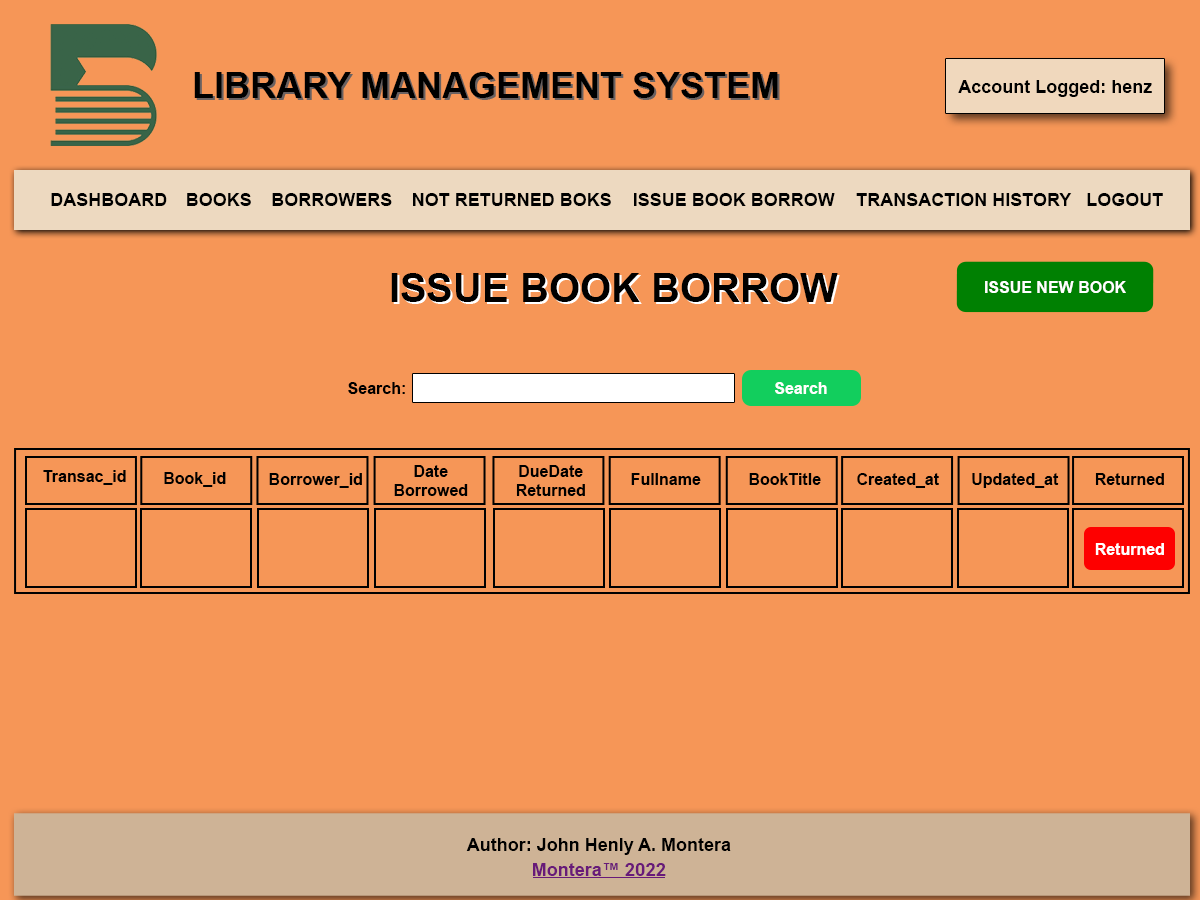
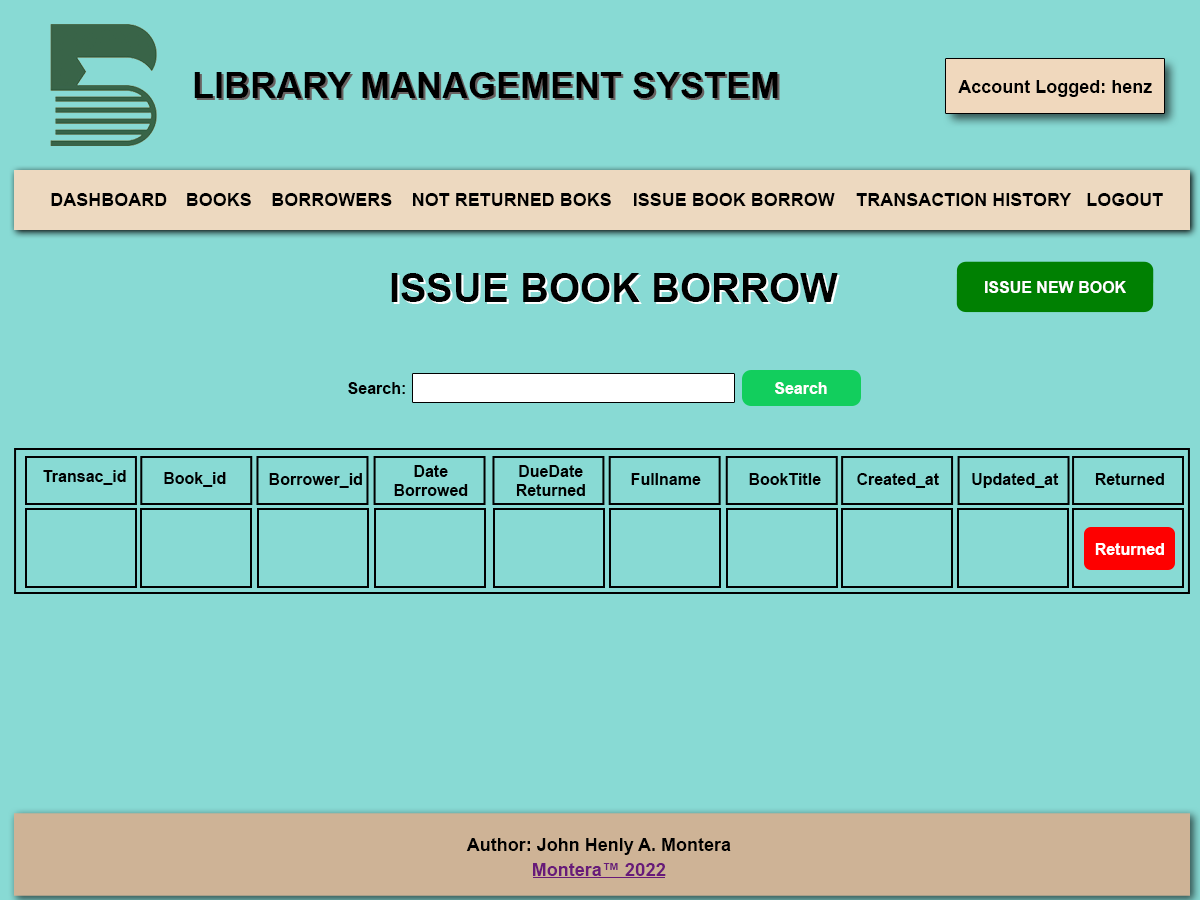
Revision of a layered 1200px x 900px image; what changed, layer by layer:
painted on "Color Fill 1" over left=0, top=0, right=1200, bottom=900
